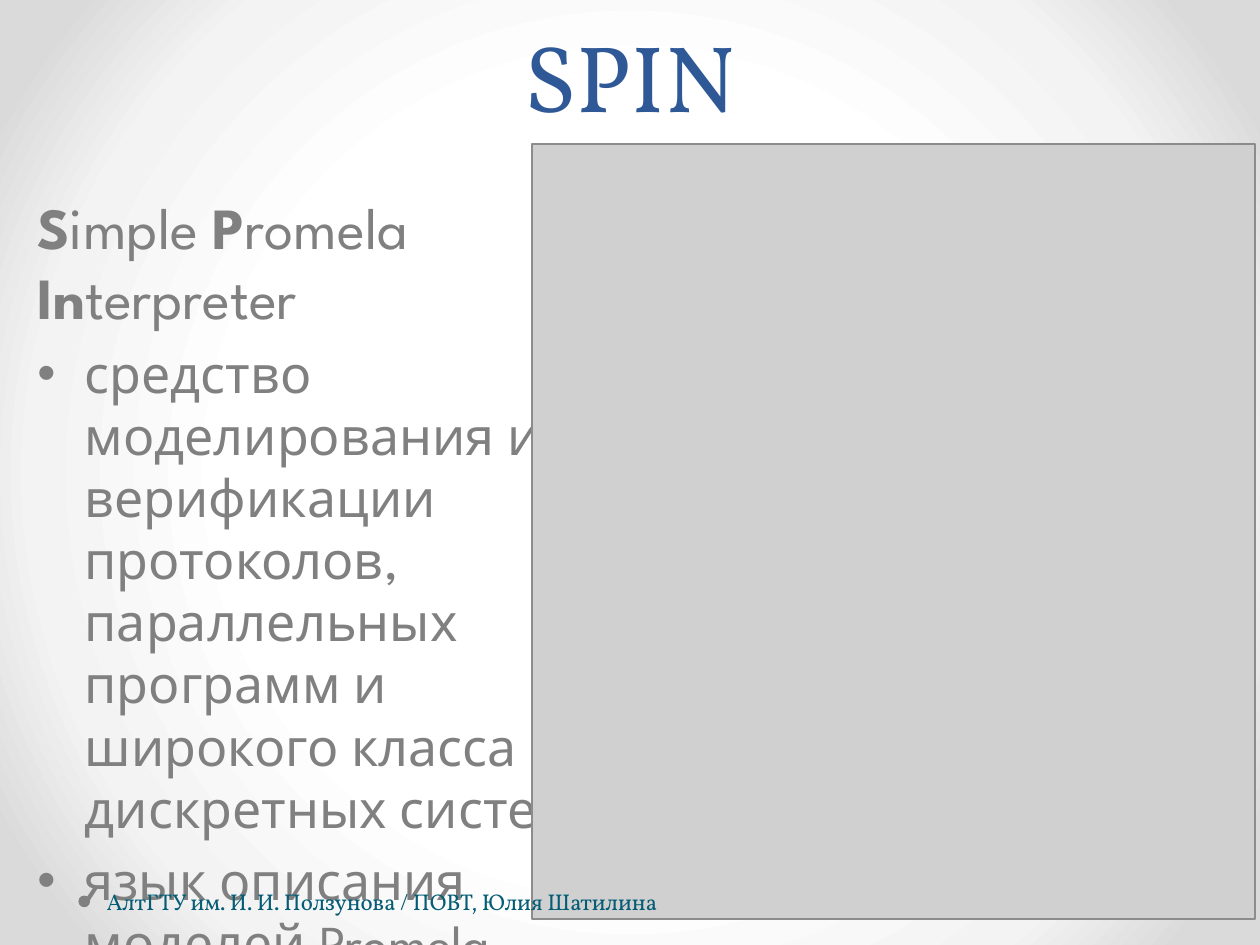
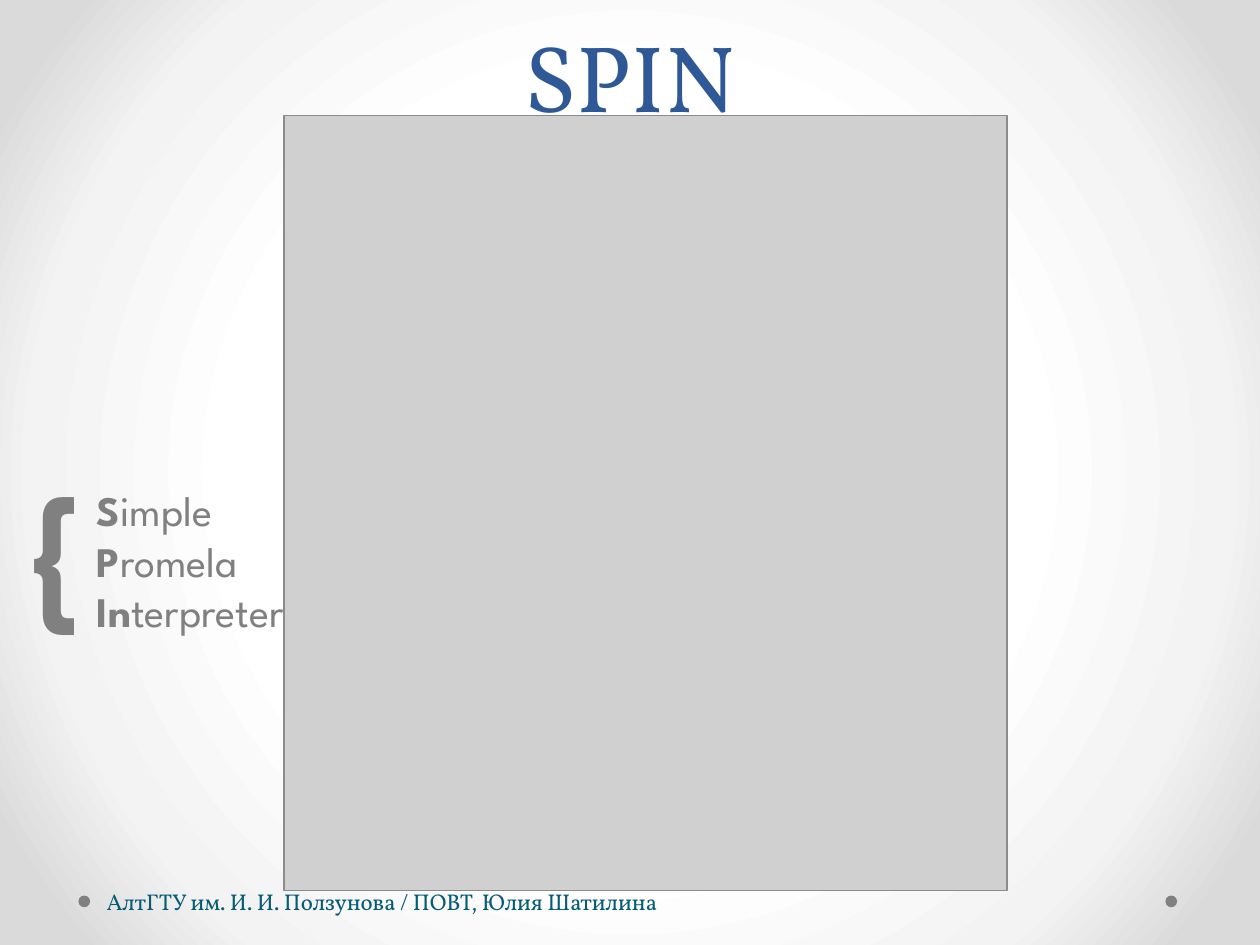
Before and after one commit to hisohito/proto-doc, a slide deck: slide 9 of shatilina.pptx (slide 10 before the commit). Drawn at 1260x945 pixels with LibreOffice and Linux fonts; fonts in the diff are those of the drawing; grey boxes stand for pictures. Boxes give left, top, right and bottom in pixels: in the first picture for what was removed or moved away, otherwise in the second. Text is boxed around its words. In the diff, an @@ line names an element or a change of style, - is before the commit and + after.

```diff
--- a/shatilina.pptx
+++ b/shatilina.pptx
@@ picture: place and size @@
-picture at (532, 144, 1255, 919)
+picture at (284, 116, 1007, 891)
@@ text removed at (37, 209, 575, 914) @@
-Simple Promela Interpreter
-• средство моделирования и верификации протоколов, параллельных программ и широкого класса дискретных систем
-• язык описания моделей Promela
@@ text added at (15, 442, 284, 522), 88 pt, text #808080, bold @@
+{
@@ text added at (97, 497, 284, 640), 24 pt, text #808080 @@
+Simple Promela Interpreter
@@ ellipse added at (1166, 896, 1177, 907), fill #808080 @@
```
Also in this commit, not shown: 5 other slides changed, 4 slides added, 1 slide removed, 3 other files.
